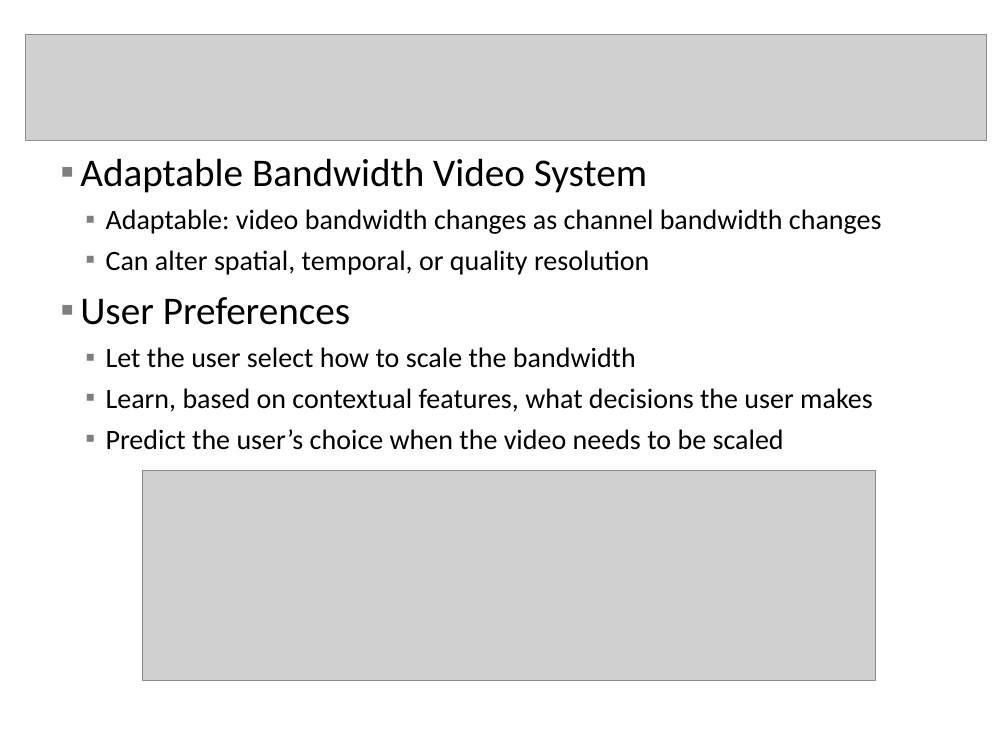
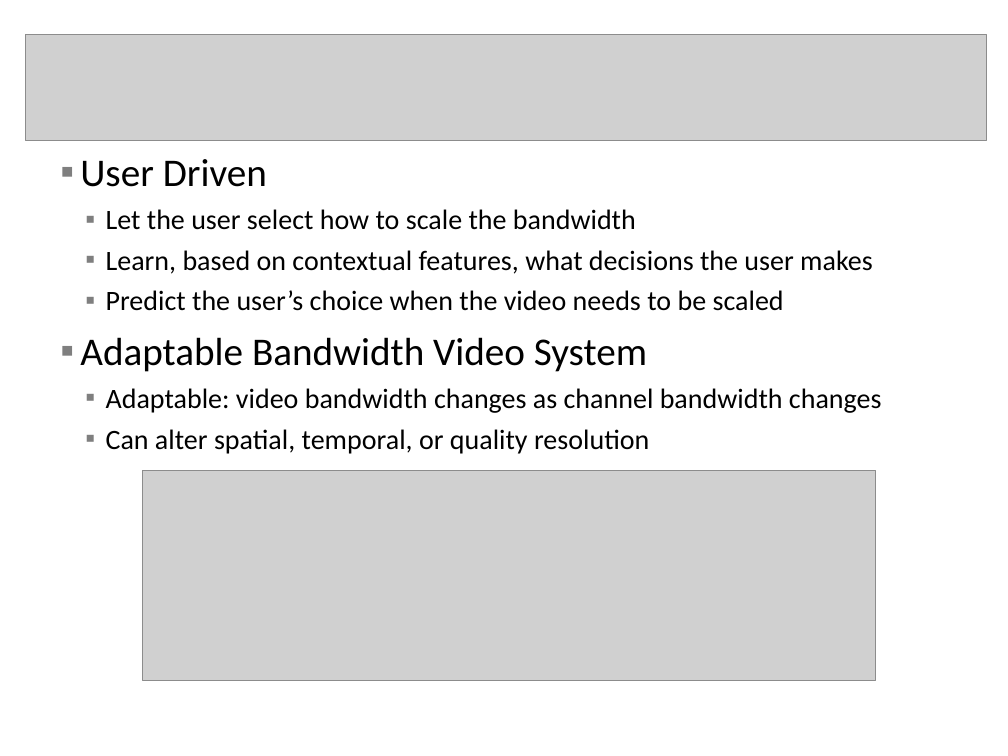
Before and after one commit to mocalab/ScalableVideo, a slide deck: slide 5 of Dustin/OriginalWork/CameraSystemPaper/Camera System Presentation (name TBD).ppt. Drawn at 1008x756 pixels with LibreOffice and Linux fonts; fonts in the diff are those of the drawing; grey boxes stand for pictures; background and template pictures are left out. Boxes give left, top, right and bottom in pixels: in the first picture for what was removed or moved away, otherwise in the second. Text is boxed around its words. In the diff, an @@ line names an element or a change of style, - is before the commit and + after.

```diff
--- a/Dustin/OriginalWork/CameraSystemPaper/Camera System Presentation (name TBD).ppt
+++ b/Dustin/OriginalWork/CameraSystemPaper/Camera System Presentation (name TBD).ppt
@@ text at [80,159,873,311]: paragraphs added @@
+▪ User Driven
+  ▪ Let the user select how to scale the bandwidth
+  ▪ Learn, based on contextual features, what decisions the user makes
+  ▪ Predict the user’s choice when the video needs to be scaled
@@ text at [80,297,873,450]: paragraphs removed @@
-▪ User Preferences
-  ▪ Let the user select how to scale the bandwidth
-  ▪ Learn, based on contextual features, what decisions the user makes
-  ▪ Predict the user’s choice when the video needs to be scaled
```
Also in this commit, not shown: 6 other slides changed, 1 slide removed, 6 other files.
